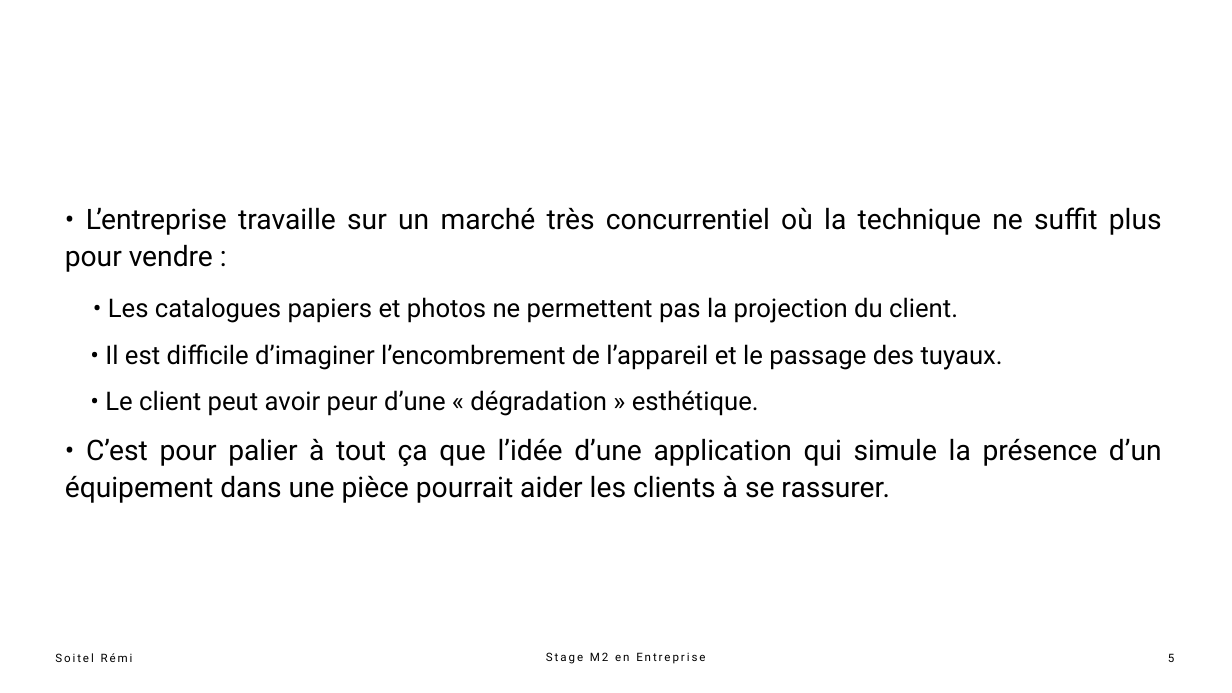
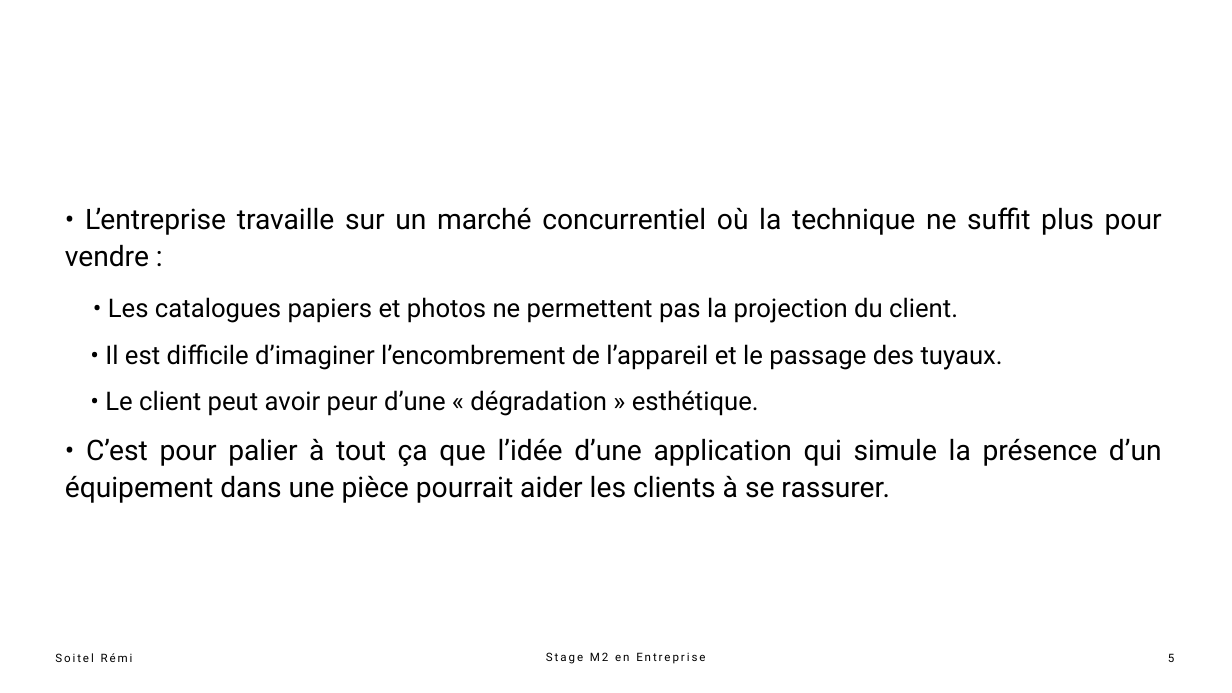
Before and after one commit to UnderBattle/projet_stage_m2, a slide deck: slide 5 of presentation_stage_m2_soitel_remi.pptx. Drawn at 1232x693 pixels with LibreOffice and Linux fonts; fonts in the diff are those of the drawing. Boxes give left, top, right and bottom in pixels: in the first picture for what was removed or moved away, otherwise in the second. Text is boxed around its words. In the diff, an @@ line names an element or a change of style, - is before the commit and + after.

```diff
--- a/presentation_stage_m2_soitel_remi.pptx
+++ b/presentation_stage_m2_soitel_remi.pptx
@@ text at (x1=65, y1=207, x2=1162, y2=267): text changed @@
-• L’entreprise travaille sur un marché très concurrentiel où la technique ne suffit plus pour vendre :
+• L’entreprise travaille sur un marché concurrentiel où la technique ne suffit plus pour vendre :
```
Also in this commit, not shown: 5 other slides changed, 4 other files.
